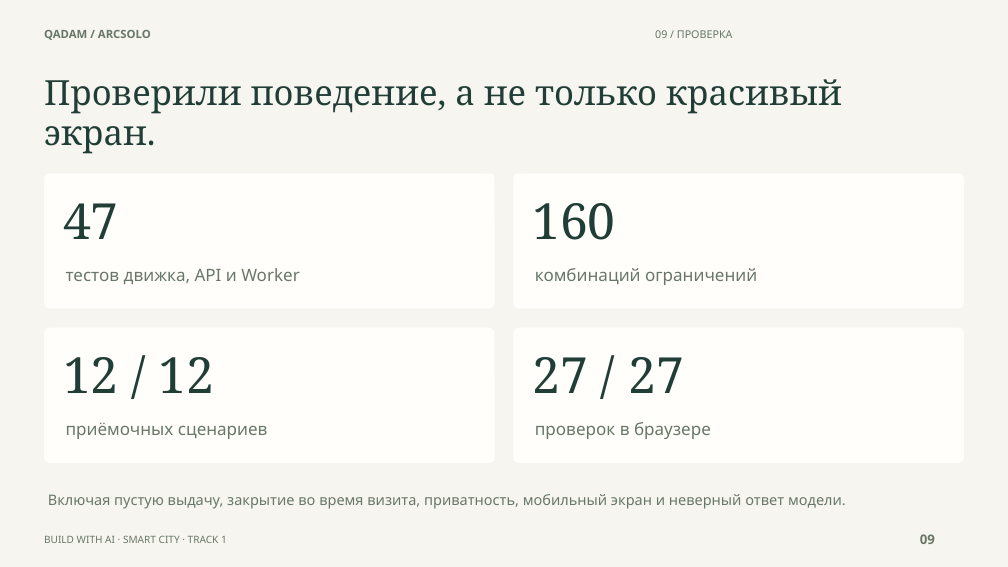
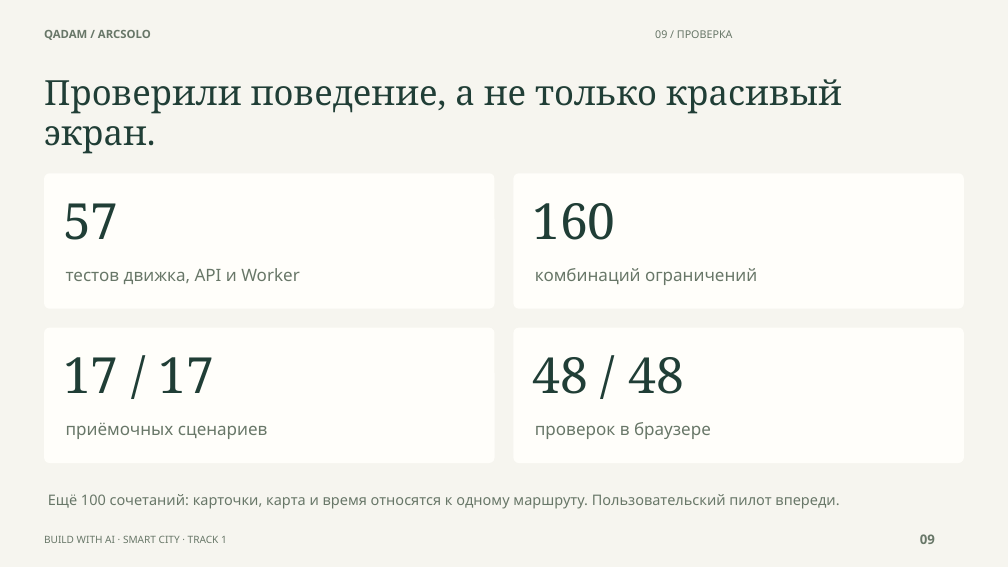
Before and after one commit to Csadow/qadam-astana, a slide deck: slide 9 of presentation/Qadam_ArcSolo_pitch_RU.pptx. Drawn at 1008x567 pixels with LibreOffice and Linux fonts; fonts in the diff are those of the drawing. Boxes give left, top, right and bottom in pixels: in the first picture for what was removed or moved away, otherwise in the second. Text is boxed around its words. In the diff, an @@ line names an element or a change of style, - is before the commit and + after.

```diff
--- a/presentation/Qadam_ArcSolo_pitch_RU.pptx
+++ b/presentation/Qadam_ArcSolo_pitch_RU.pptx
@@ text at (x1=63, y1=203, x2=119, y2=240): text changed @@
-47
+57
@@ text at (x1=63, y1=357, x2=215, y2=393): text changed @@
-12 / 12
+17 / 17
@@ text at (x1=532, y1=357, x2=684, y2=394): text changed @@
-27 / 27
+48 / 48
@@ text at (x1=48, y1=494, x2=839, y2=509): text changed @@
-Включая пустую выдачу, закрытие во время визита, приватность, мобильный экран и неверный ответ модели.
+Ещё 100 сочетаний: карточки, карта и время относятся к одному маршруту. Пользовательский пилот впереди.
```
Also in this commit, not shown: 4 other slides changed, 1 slide added, 1 slide removed, 48 other files.
